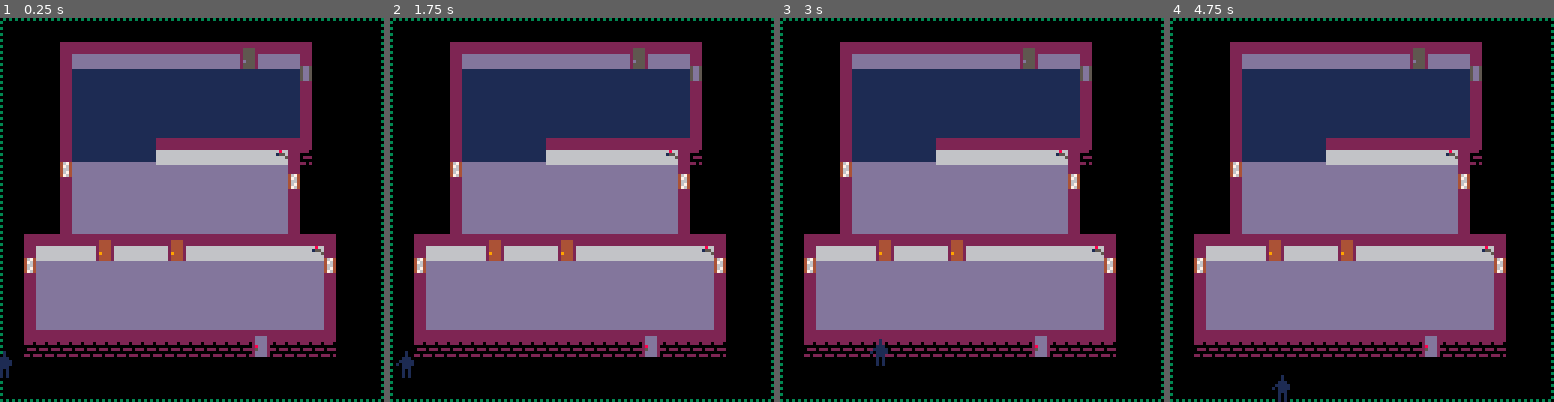
Above: before the commit, frames 1-4 (left to right).
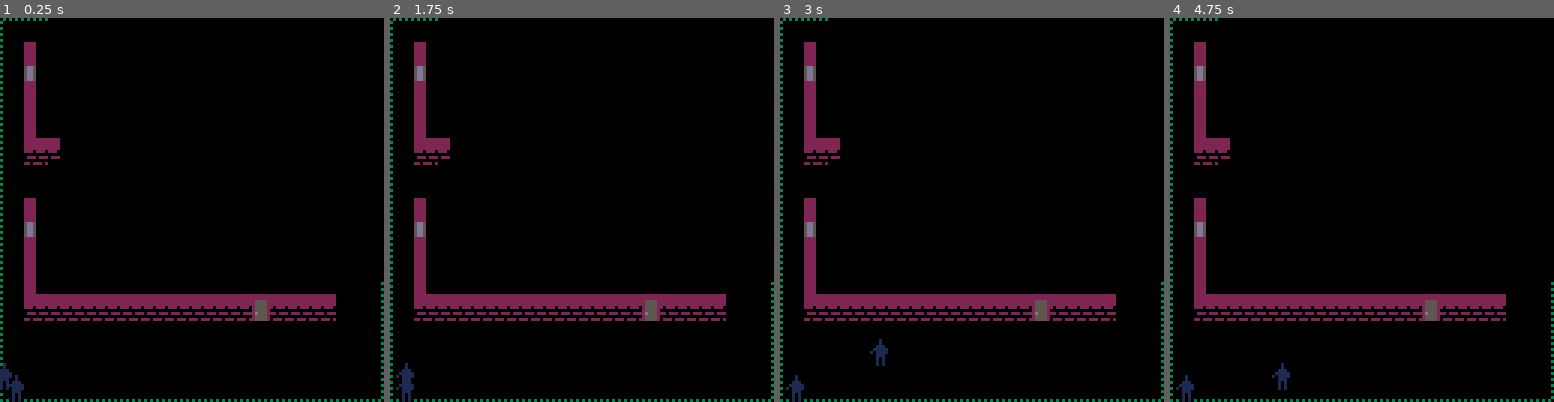
Above: after the commit, the same moments.

Repository: ironchestgames/pico-8-carts
Game: PICO-8 cartridge stealth.p8
Two runs of this game, one before a commit and one after it. Both use one fixed random seed, a clock stepped at 60 frames per second and the inputs below.
Inputs:
- Up to frame 1 (0.25 s): no input
- Up to frame 2 (1.75 s): tap X (X key) at 0.33, 1.07 s; tap O (Z key) at 0.7, 1.7 s; hold Right from 1.6 s (still down)
- Up to frame 3 (3 s): tap X (X key) at 1.85, 2.97 s; release Right at 2.1 s; tap O (Z key) at 2.1, 2.5, 2.9 s; hold Up 2.15-2.42 s; hold Right from 2.47 s (still down)
- Up to frame 4 (4.75 s): release Right at 3.03 s; hold Left 3.08-3.58 s; tap O (Z key) every 0.4 s from 3.3 to 4.5 s; hold Down 3.63-3.97 s; hold Right 4.02-4.68 s; tap X (X key) at 4.08 s; hold Up from 4.73 s (still down)

The runs differ from the first frame. In frame 1, 58% of the frame differs, in the area x 0-100%, y 0-100%; in frame 2, 58%; in frame 3, 58%; in frame 4, 58%, in the area x 1-100%, y 0-100%.

Commit message:
stealth - add the rest of the objects in mapgen, minor token hunt

Diff:
--- a/stealth.p8
+++ b/stealth.p8
@@ -62,13 +62,11 @@
 
 --]]
 
-devfog=not false
-devghost=false
+devfog=false
 devvalues=false
 
 menuitem(1, 'devfog', function() devfog=not devfog end)
-menuitem(2, 'devghost', function() devghost=not devghost end)
-menuitem(3, 'devvalues', function() devvalues=not devvalues end)
+menuitem(2, 'devvalues', function() devvalues=not devvalues end)
 
 printh('debug started','debug',true)
 function debug(_s1,_s2,_s3,_s4,_s5,_s6,_s7,_s8)
@@ -81,48 +79,59 @@
 end
 
 
-function testme_calib(name, func, calibrate_func, ...)
- -- based on https://www.lexaloffle.com/bbs/?pid=60198#p
- local n = 1024
- local nd = 128/n*256/60*256
-
- -- calibrate
- flip()
- local unused -- i am not sure why this helps give better results, but it does, so.
-
- local x,t=stat(1),stat(2)
- for i=1,n do
-   calibrate_func(...)
- end
- local y,u=stat(1),stat(2)
-
- -- measure
- for i=1,n do
-   func(...)
- end
- local z,v=stat(1),stat(2)
-
- -- report
- local function c(t0,t1,t2)
-  return(t0+t2-2*t1)*nd*2 end -- *2 for 0.2.x
-
- local s=name.." :"
- local lc=c(x-t,y-u,z-v)
- if (lc != 0) s..=" lua="..lc
- local sc=c(t,u,v)
- if (sc != 0) s..=" sys="..sc
-
- print(s) -- no paging, so not very useful, but.
- debug(s)
-end
-
-function testme(name, func, ...)
- func()
- -- return testme_calib(name, func, function() end, ...)
-end
+-- function testme_calib(name, func, calibrate_func, ...)
+--  -- based on https://www.lexaloffle.com/bbs/?pid=60198#p
+--  local n = 1024
+--  local nd = 128/n*256/60*256
+
+--  -- calibrate
+--  flip()
+--  local unused -- i am not sure why this helps give better results, but it does, so.
+
+--  local x,t=stat(1),stat(2)
+--  for i=1,n do
+--    calibrate_func(...)
+--  end
+--  local y,u=stat(1),stat(2)
+
+--  -- measure
+--  for i=1,n do
+--    func(...)
+--  end
+--  local z,v=stat(1),stat(2)
+
+--  -- report
+--  local function c(t0,t1,t2)
+--   return(t0+t2-2*t1)*nd*2 end -- *2 for 0.2.x
+
+--  local s=name.." :"
+--  local lc=c(x-t,y-u,z-v)
+--  if (lc != 0) s..=" lua="..lc
+--  local sc=c(t,u,v)
+--  if (sc != 0) s..=" sys="..sc
+
+--  print(s) -- no paging, so not very useful, but.
+--  debug(s)
+-- end
+
+-- function testme(name, func, ...)
+--  func()
+--  -- return testme_calib(name, func, function() end, ...)
+-- end
 
 -- set auto-repeat delay for btnp
 poke(0x5f5c, 5)
+
+local fogdirs={
+ {x=1,y=0,dx=1,dy=1},
+ {x=1,y=0,dx=1,dy=-1},
+ {x=-1,y=0,dx=-1,dy=1},
+ {x=-1,y=0,dx=-1,dy=-1},
+ {x=0,y=1,dx=1,dy=1},
+ {x=0,y=1,dx=-1,dy=1},
+ {x=0,y=-1,dx=1,dy=-1},
+ {x=0,y=-1,dx=-1,dy=-1},
+}
 
 local function curry3(_f,_a,_b,_c)
  return function()
@@ -167,7 +176,7 @@
  elseif _x1 == _x2 and _y1 == _y2+1 then
   return 3
  end
- return nil
+ -- return nil
 end
 
 local floor
@@ -184,7 +193,7 @@
  elseif floor[(_a.y+1)*32+_a.x] == 2 then
   return 3
  end
- return nil
+ -- return nil
 end
 
 local t=0
@@ -226,8 +235,8 @@
 
 
 local players={
- -- {x=0,y=31},
- {x=0,y=29},
+ {},
+ {},
 }
 
 for _i=1,#players do
@@ -362,7 +376,7 @@
 
 local function camcontrol(_p,_o,_tmp)
  _p.workingstate='hacking'
- if _tmp.sel == nil then
+ if not _tmp.sel then
   _tmp.sel=1
   _tmp.pos={
    {x=-2,y=-4},
@@ -752,15 +766,45 @@
  return _c <= 3
 end
 
+…(11 lines of a section not shown)…
 local seed=flr(rnd()*10000)
 -- seed=5008
 -- seed=2685
+-- seed=227
+-- seed=9399
+-- seed=4199
+-- seed=4403
+-- seed=9737
+-- seed=7594
 debug('seed',seed)
 
 function mapgen()
  srand(seed)
  floor={}
  objs={}
+
+ local _r=rnd()
+ local _x,_y=30,30
+ if _r < 0.25 then
+  _x,_y=0,2
+ elseif _r < 0.5 then
+  _y=2
+ elseif _r < 0.75 then
+  _x=0
+ end
+ for _p in all(players) do
+  _p.x,_p.y=_x+_p.i,_y+_p.i
+ end
 
  for _i=0,arslen do
   local _x,_y=_i&31,_i\32
@@ -889,33 +933,7 @@
   end
  end
 
- -- add objects
-
-
-
- -- objs={
- --  {x=12,y=4,typ=0,shadow={[0]=true,true,nil,nil}},
-
- --  {x=15,y=17,typ=0,shadow={[0]=true,true,nil,nil}},
-
- --  {x=26,y=18,typ=1,shadow={[0]=nil,nil,true,true}},
-
- --  -- {x=11,y=17,typ=2,shadow={[0]=true,nil,nil,nil}},
- --  -- {x=12,y=17,typ=3,action={[2]=computer},loot={'door access code'}},
- --  -- {x=13,y=17,typ=4,shadow={[0]=nil,true,nil,nil}},
-
- --  {x=11,y=17,typ=5,shadow={[0]=true,nil,nil,nil}},
- --  {x=13,y=17,typ=7,shadow={[0]=nil,true,nil,nil}},
- --  {x=12,y=17,typ=6,action={[2]=camcontrol}}, -- note: draw last
-
- --  {x=9,y=25,typ=9,shadow={[0]=nil,true,nil,nil}},
- --  {x=8,y=25,typ=8,shadow={[0]=true,nil,nil,nil},action={[2]=safe},loot={'diamonds',14000}},
-
- -- }
-
- --  -- todo: maybe rewrite objects to be in arslen arr instead?
-
- -- fix cameras
+  -- fix cameras
  for _j=#cameras,1,-1 do
   local _c=cameras[_j]
   local _i=_c.y*32+_c.x
@@ -935,6 +953,98 @@
  for _i=1,#cameras do
   cameras[_i].i=_i
  end
+
+ -- add objects
+ local _pos={}
+ for _y=2,29 do
+  local _x=flr(rnd(4))+2
+  while _x < 29 do
+   local _i=_y*32+_x
+   local _remove=false
+   for _c in all(cameras) do
+    if _c.x == _x and _c.y == _y or adjacency(_c.x,_c.y,_x,_y) then
+     _remove=true
+     break
+    end
+   end
+   for _o in all(objs) do
+    if adjacency(_o.x,_o.y,_x-1,_y) or
+       adjacency(_o.x,_o.y,_x,_y) or
+       adjacency(_o.x,_o.y,_x+1,_y) or
+       adjacency(_o.x,_o.y,_x+2,_y) then
+     _remove=true
+     break
+    end
+   end
+   if _remove == false and
+      floor[_i-32] == 2 and
+      floor[_i-32+1] == 2 and
+      floor[_i-32+2] == 2 and
+      floor[_i] == 1 and
+      floor[_i+1] == 1 and
+      floor[_i+2] == 1 and
+      floor[_i+32] == 1 and
+      floor[_i+32+1] == 1 and
+      floor[_i+32+2] == 1 and
+      floor[_i+64] == 1 and
+      floor[_i+64+1] == 1 and
+      floor[_i+64+2] == 1 then
+    add(_pos,{x=_x,y=_y})
+    _x+=5
+   elseif _remove == true then
+    _x+=2
+   else
+    _x+=flr(rnd(6))+1
+   end
+  end
+ end
+
+ -- shuffle(_pos)
+
+ -- 0 - plant
+ -- 1 - watercooler
+ -- 2 - computer
+ -- 5 - camcontrol
+ -- 9 - safe
+
+ local _types={0,1,2,9}
+
+ if #cameras > 0 then
+  add(_types,5)
+ end
+
+ for _p in all(_pos) do
+  local _i=flr(rnd(#_types))+1
+  local _typ=_types[_i]
+  if _typ == 9 or _typ == 5 then
+   del(_types,_typ)
+  end
+
+  local _o={
+   x=_p.x,
+   y=_p.y,
+   typ=_typ,
+   shadow={[0]=true,true,nil,nil},
+  }
+  add(objs,_o)
+
+  if _typ == 2 then
+   add(objs,{x=_p.x+1,y=_p.y,typ=3,action={[2]=computer},loot={'door access code'}})
+   add(objs,{x=_p.x+2,y=_p.y,typ=4,shadow={[0]=nil,true,nil,nil}})
+
+  elseif _typ == 5 then
+   _o.shadow={[0]=true,nil,nil,nil}
+   add(objs,{x=_p.x+2,y=_p.y,typ=7,shadow={[0]=nil,true,nil,nil}})
+   add(objs,{x=_p.x+1,y=_p.y,typ=6,action={[2]=camcontrol}}) -- note: draw last
+
+  elseif _typ == 9 then
+   _o.shadow={[0]=nil,true,nil,nil}
+   _o.x+=1
+   add(objs,{x=_p.x,y=_p.y,typ=8,shadow={[0]=true,nil,nil,nil},action={[2]=safe},loot={'diamonds',14000}})
+  end
+ end
+
+ --  -- todo: maybe rewrite objects to be in arslen arr instead?
 
  -- fix objs
  for _j=#objs,1,-1 do
@@ -1482,7 +1592,7 @@
  end
 
  -- intruder alert
- if devghost == false and alertlvl == 1 then
+ if alertlvl == 1 then
   for _p in all(players) do
    if light[_p.y*32+_p.x] == 1 then
     setalertlvl2('intruder alert!')
@@ -1500,17 +1610,7 @@
   if _p.state == 'caught' then
    -- do nothing
   else
-   local _dirs={
-    {x=1,y=0,dx=1,dy=1},
-    {x=1,y=0,dx=1,dy=-1},
-    {x=-1,y=0,dx=-1,dy=1},
-    {x=-1,y=0,dx=-1,dy=-1},
-    {x=0,y=1,dx=1,dy=1},
-    {x=0,y=1,dx=-1,dy=1},
-    {x=0,y=-1,dx=1,dy=-1},
-    {x=0,y=-1,dx=-1,dy=-1},
-   }
-   for _d in all(_dirs) do
+   for _d in all(fogdirs) do
     local _x,_y=_p.x,_p.y
     local _l=32
     while floor[_y*32+_x] != 2 and floor[_y*32+_x] != nil do
@@ -1585,7 +1685,8 @@
 
 
 function _update()
- testme('gameupdate', gameupdate)
+ -- testme('gameupdate', gameupdate)
+ gameupdate()
 end
 
 
